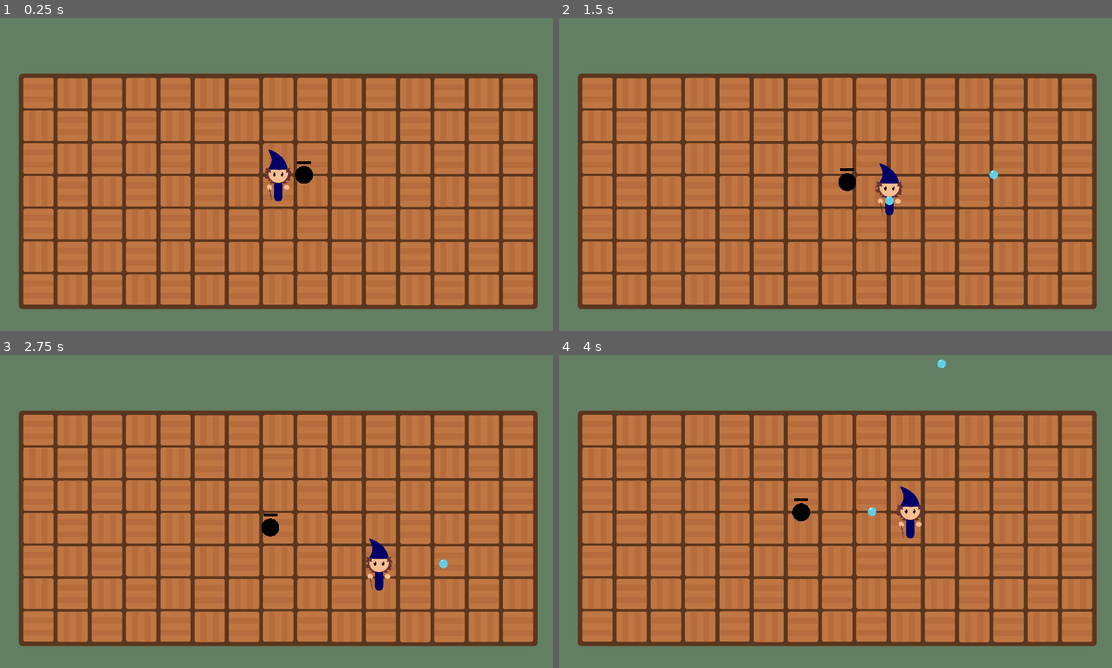
Above: before the commit, frames 1-4 (two rows, left to right).
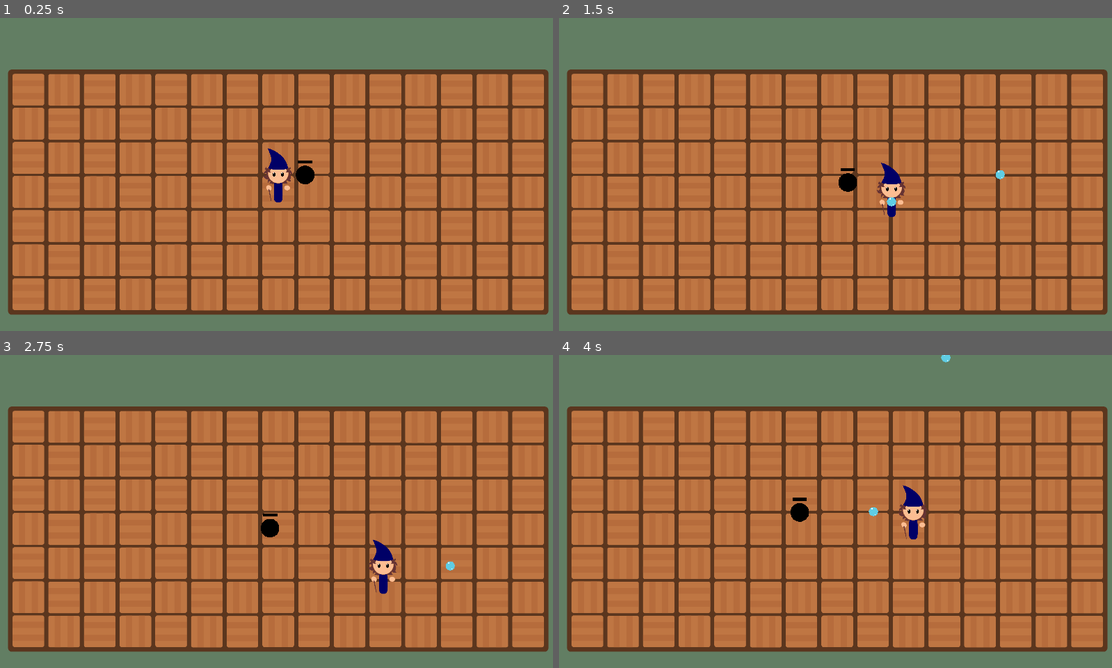
Above: after the commit, the same moments.

Repository: Fr33yr/GGJ-2025-Bolle
Game: Godot game, scene res://scenes/main.tscn
The game is run twice, just before and just after one commit, with the same random seed, the same clock (stepped at 60 frames per second) and the same inputs.
Inputs (mouse positions are in pixels of both pictures, inside the frame that each line leads up to):
- Up to frame 1 (0.25 s): no input
- Up to frame 2 (1.5 s): tap Enter at 0.5 s; move the mouse to (957, 158) at 0.52 s; hold Right (move_right) 0.53-1.28 s; click (957, 158) at 0.6 s; move the mouse to (724, 190) at 1.27 s; hold Down (move_down) from 1.28 s (still down); click (724, 190) at 1.35 s
- Up to frame 3 (2.75 s): move the mouse to (331, 442) at 2.02 s; release Down (move_down) at 2.03 s; hold Right (move_right) from 2.03 s (still down); click (331, 442) at 2.1 s
- Up to frame 4 (4 s): move the mouse to (807, 574) at 2.77 s; release Right (move_right) at 2.78 s; hold Up (move_up) 2.78-3.53 s; click (807, 574) at 2.85 s; move the mouse to (1006, 558) at 3.52 s; hold Left (move_left) from 3.53 s (still down); click (1006, 558) at 3.6 s

The runs differ from the first frame. In frame 1, 27% of the frame differs, in the area x 1-100%, y 16-95%; in frame 2, 27%; in frame 3, 27%; in frame 4, 27%, in the area x 1-100%, y 0-95%.

Commit message:
camera and viewport scale

Diff:
--- a/project.godot
+++ b/project.godot
@@ -19,9 +19,9 @@
 
 window/size/viewport_width=1920
 window/size/viewport_height=1080
-window/size/mode=3
-window/size/resizable=false
+window/size/mode=2
 window/stretch/mode="viewport"
+window/stretch/scale=0.5
 
 [input]
 
--- a/scenes/enemy.tscn
+++ b/scenes/enemy.tscn
@@ -16,6 +16,7 @@
 texture = ExtResource("1_pq0wo")
 
 [node name="Area2D" type="Area2D" parent="."]
+collision_mask = 7
 
 [node name="Hitbox" type="CollisionShape2D" parent="Area2D"]
 shape = SubResource("CircleShape2D_er8se")
--- a/scenes/main.tscn
+++ b/scenes/main.tscn
@@ -20,7 +20,6 @@
 
 [node name="Camera2D" type="Camera2D" parent="."]
 position = Vector2(0, -1)
-zoom = Vector2(0.48, 0.48)
 
 [node name="BubbleContainer" type="Node" parent="."]
 
